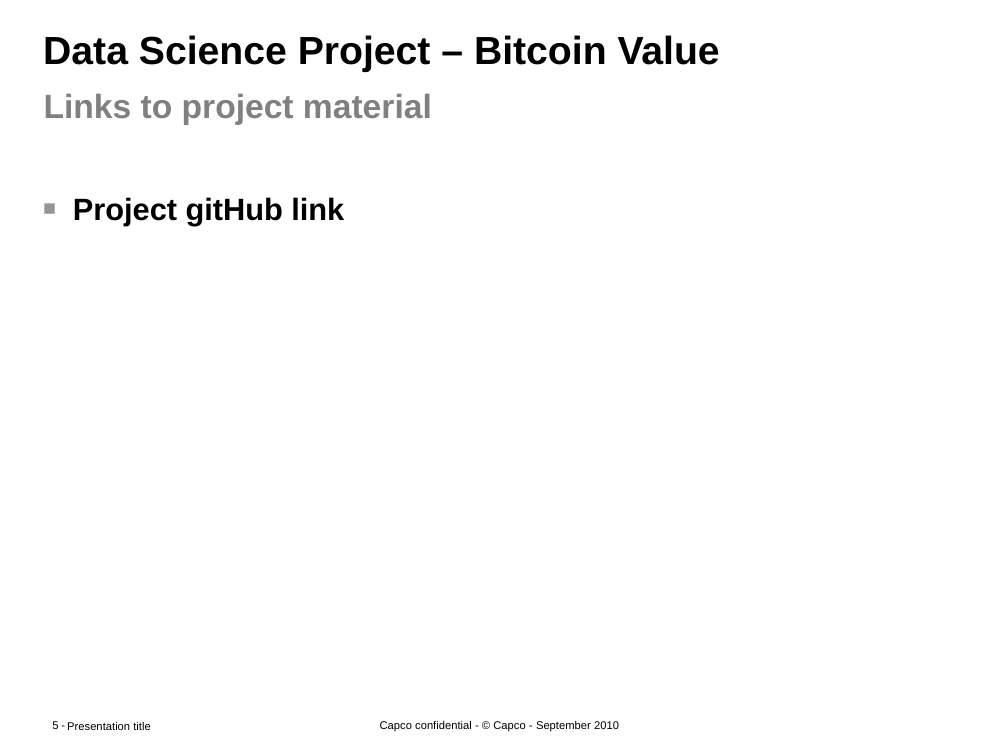
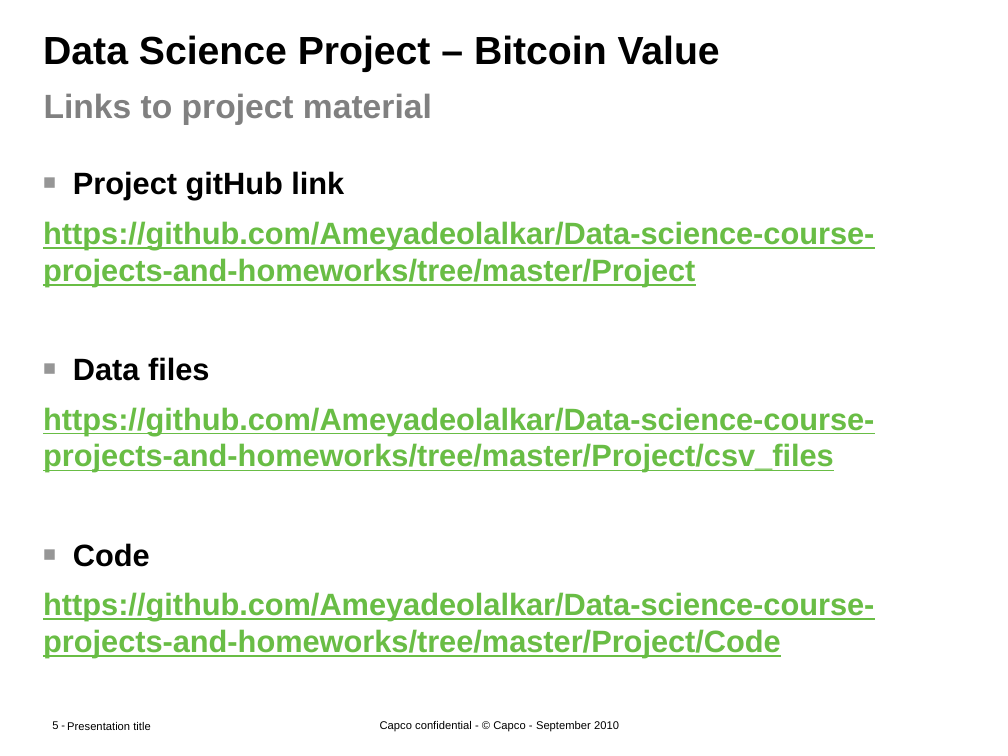
Before and after one commit to Ameyadeolalkar/Data-science-course-projects-and-homeworks, a slide deck: slide 5 of Project/Presentation/Data Science Project – First Presentation.pptx. Drawn at 1008x756 pixels with LibreOffice and Linux fonts; fonts in the diff are those of the drawing. Boxes give left, top, right and bottom in pixels: in the first picture for what was removed or moved away, otherwise in the second. Text is boxed around its words. In the diff, an @@ line names an element or a change of style, - is before the commit and + after.

Commit message:
minor change in presentation

```diff
--- a/Project/Presentation/Data Science Project – First Presentation.pptx
+++ b/Project/Presentation/Data Science Project – First Presentation.pptx
@@ text "Project gitHub link": place and size @@
-text "Project gitHub link" at (73,197,344,226)
+text "Project gitHub link" at (43,171,874,658)
@@ text at (43,221,874,658): paragraphs added @@
+https://github.com/Ameyadeolalkar/Data-science-course-projects-and-homeworks/tree/master/Project
+■ Data files
+https://github.com/Ameyadeolalkar/Data-science-course-projects-and-homeworks/tree/master/Project/csv_files
+■ Code
+https://github.com/Ameyadeolalkar/Data-science-course-projects-and-homeworks/tree/master/Project/Code
```
